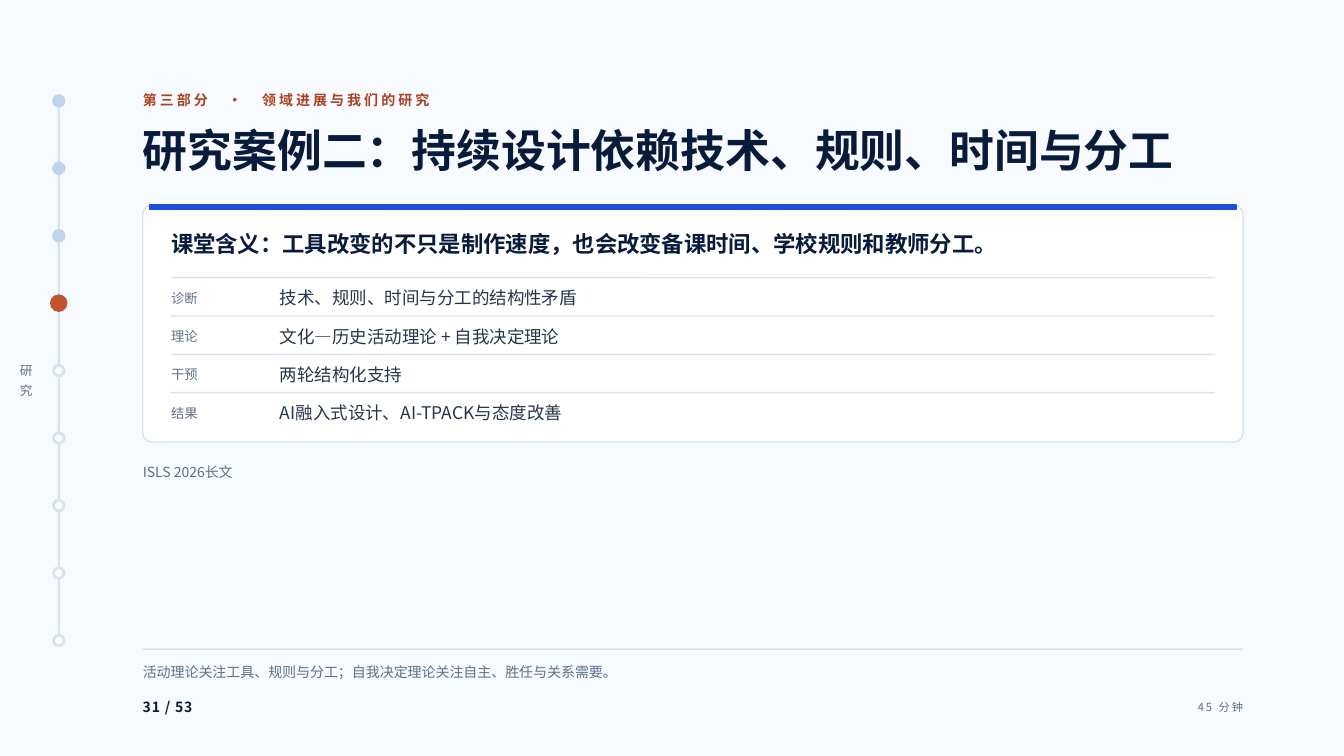
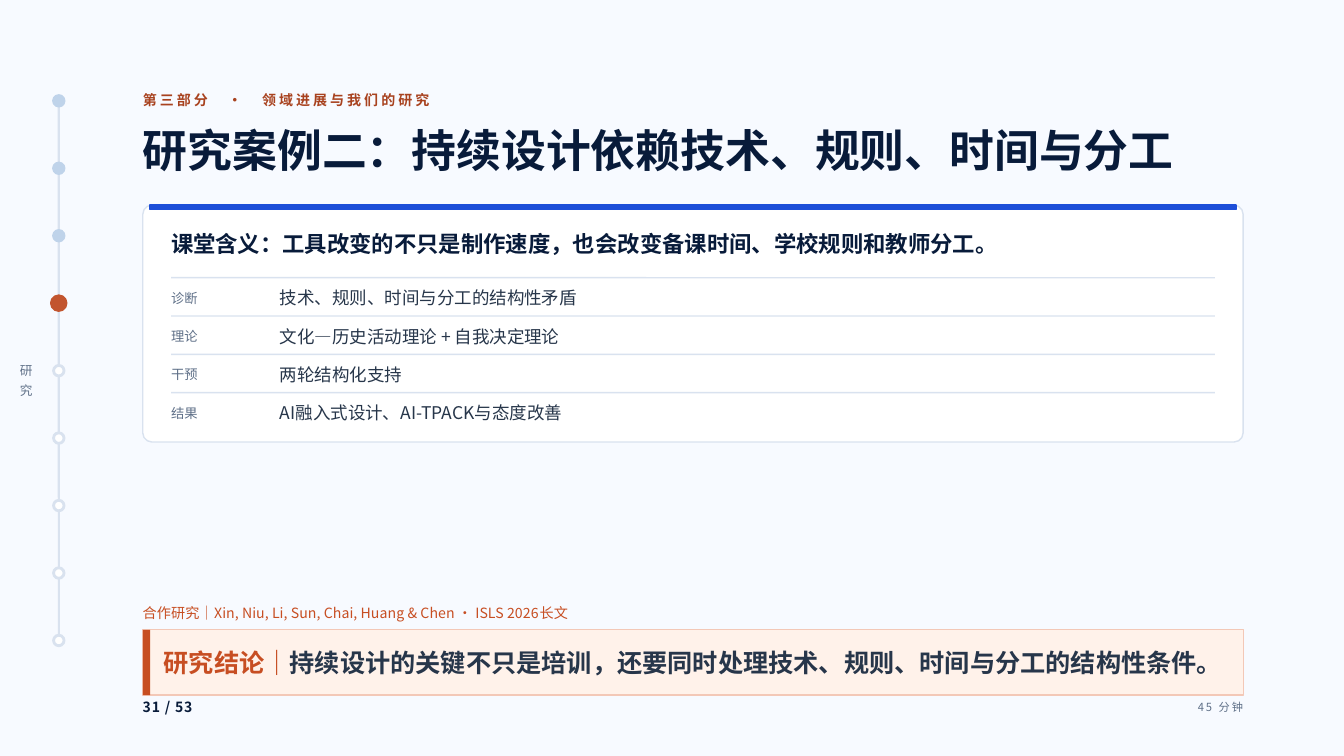
Before and after one commit to tonyxinvip/slides, a slide deck: slide 31 of student-ai-cognitive-division-2026/downloads/student-ai-cognitive-division-2026.pptx. Drawn at 1344x756 pixels with LibreOffice and Linux fonts; fonts in the diff are those of the drawing. Boxes give left, top, right and bottom in pixels: in the first picture for what was removed or moved away, otherwise in the second. Text is boxed around its words. In the diff, an @@ line names an element or a change of style, - is before the commit and + after.

```diff
--- a/student-ai-cognitive-division-2026/downloads/student-ai-cognitive-division-2026.pptx
+++ b/student-ai-cognitive-division-2026/downloads/student-ai-cognitive-division-2026.pptx
@@ text at [143, 605, 568, 622]: text changed; size 10 to 10.1 pt; text colour #5F7088 to #C74E22 @@
-ISLS 2026长文
+合作研究｜Xin, Niu, Li, Sun, Chai, Huang & Chen · ISLS 2026长文
@@ rectangle "研究结论｜持续设计的关键不只是培训，还要同时处理技术、规则、时间与分工的结构性条件。": place and size @@
-rectangle "研究结论｜持续设计的关键不只是培训，还要同时处理技术、规则、时间与分工的结构性条件。" at [143, 665, 617, 679]
+rectangle "研究结论｜持续设计的关键不只是培训，还要同时处理技术、规则、时间与分工的结构性条件。" at [143, 630, 1244, 696]
@@ rectangle "研究结论｜持续设计的关键不只是培训，还要同时处理技术、规则、时间与分工的结构性条件。" at [143, 630, 1244, 696]: vertical alignment top to middle; fill none to #FFF2EA; outline none to #F3C8B7 0.75 pt @@
@@ rectangle added at [143, 630, 150, 696], fill #C74E22 @@
@@ text in rectangle at [164, 650, 1222, 676]: text changed; size 10 to 18 pt; text colour #5F7088 to #27364A; bold on @@
-活动理论关注工具、规则与分工；自我决定理论关注自主、胜任与关系需要。
+研究结论｜持续设计的关键不只是培训，还要同时处理技术、规则、时间与分工的结构性条件。
```
Also in this commit, not shown: 25 other slides changed, 57 other files.
